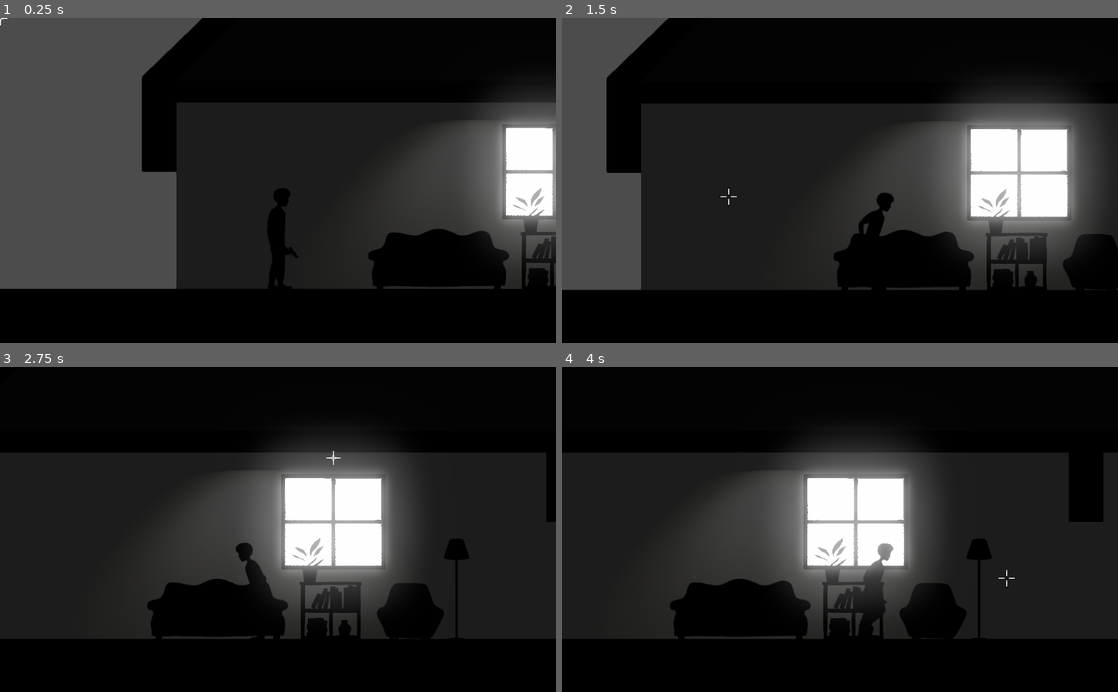
Above: before the commit, frames 1-4 (two rows, left to right).
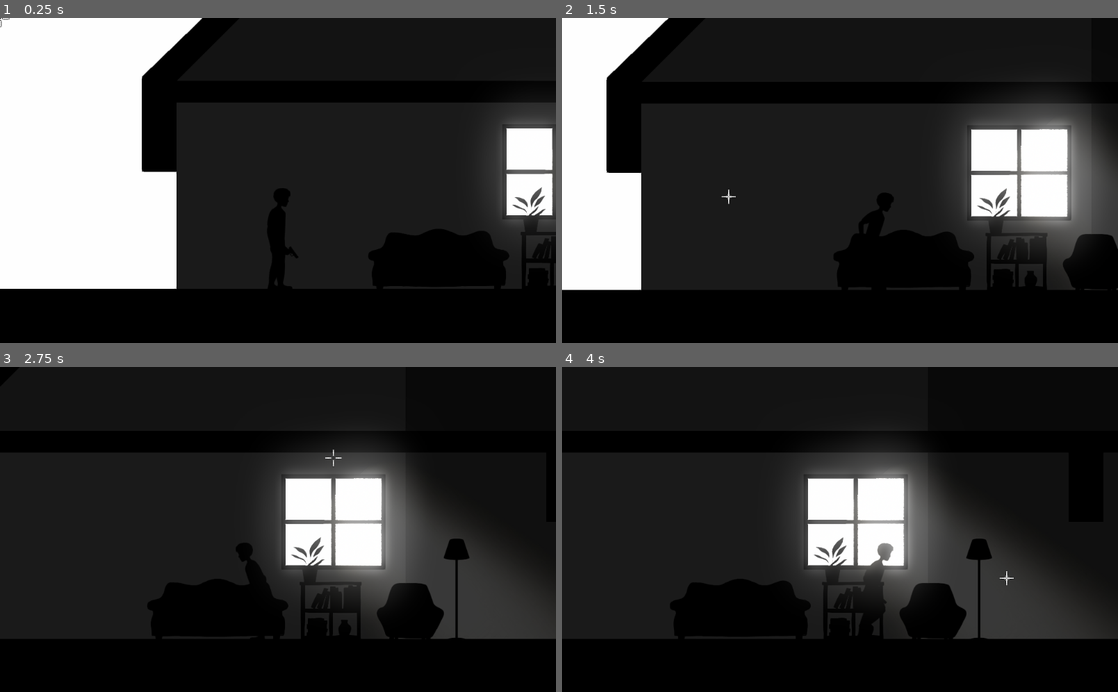
Above: after the commit, the same moments.

Repository: endcrs/COMA
Game: Godot game, scene res://levels/level1/level1.tscn
Two runs of this game, one before a commit and one after it. Both use one fixed random seed, a clock stepped at 60 frames per second and the inputs below.
Inputs (mouse positions are in pixels of both pictures, inside the frame that each line leads up to):
- Up to frame 1 (0.25 s): no input
- Up to frame 2 (1.5 s): move the mouse to (962, 164) at 0.52 s; hold Right (ui_right) from 0.53 s (still down); move the mouse to (728, 196) at 1.27 s
- Up to frame 3 (2.75 s): move the mouse to (333, 458) at 2.02 s; release Right (ui_right) at 2.03 s; hold Left (ui_left) from 2.03 s (still down)
- Up to frame 4 (4 s): move the mouse to (812, 594) at 2.77 s; release Left (ui_left) at 2.78 s; hold Right (ui_right) from 2.78 s (still down); move the mouse to (1006, 578) at 3.52 s

The runs differ from the first frame. In frame 1, 33% of the frame differs, in the area x 0-100%, y 0-84%; in frame 2, 19%; in frame 3, 12%; in frame 4, 12%.

Commit message:
criação level 1

Diff:
--- a/GAME/levels/level1/level1.tscn
+++ b/GAME/levels/level1/level1.tscn
@@ -23,22 +23,10 @@
 
 [node name="Level1" type="Node2D"]
 
-[node name="background" type="Sprite" parent="."]
-visible = false
-position = Vector2( -512, -400 )
-scale = Vector2( 4.0073, 1 )
-texture = ExtResource( 5 )
-centered = false
-
-[node name="Light2D" type="Light2D" parent="background"]
-position = Vector2( 822.5, 456 )
-scale = Vector2( 1, 1 )
-texture = ExtResource( 5 )
-
 [node name="InsideWall" type="Polygon2D" parent="."]
 position = Vector2( -174, -594 )
 scale = Vector2( 2.56863, 2.14205 )
-color = Color( 0.0156863, 0.0156863, 0.0156863, 1 )
+color = Color( 0.0392157, 0.0392157, 0.0392157, 1 )
 texture_scale = Vector2( 0.314, 1.956 )
 polygon = PoolVector2Array( 491.313, 337.06, 491.313, 516.328, 1886.61, 516.328, 1886.61, 337.06, 1811.86, 247.427, 566.061, 247.427 )
 
@@ -82,11 +70,12 @@
 }
 
 [node name="Light2D" type="Light2D" parent="Lights"]
-position = Vector2( 864, 206.82 )
-scale = Vector2( 1.49041, 0.42623 )
-texture = ExtResource( 3 )
-offset = Vector2( 0, 350 )
-energy = 3.0
+position = Vector2( 304.616, 582.236 )
+rotation = -0.717413
+scale = Vector2( 1.28655, 1.56478 )
+texture = ExtResource( 3 )
+offset = Vector2( 616.097, 505.045 )
+energy = 2.0
 
 [node name="AmbientLight" type="Light2D" parent="Lights"]
 position = Vector2( 2112, 207.982 )
@@ -94,7 +83,7 @@
 z_index = 10
 texture = ExtResource( 5 )
 offset = Vector2( 0, 350 )
-energy = 2.5
+energy = 0.8
 shadow_enabled = true
 
 [node name="Light2D4" type="Light2D" parent="Lights"]
@@ -107,6 +96,14 @@
 "_edit_lock_": true
 }
 
+[node name="Light2D2" type="Light2D" parent="Lights"]
+position = Vector2( 1233, 616 )
+rotation = -0.717413
+scale = Vector2( 1.28655, 1.56478 )
+texture = ExtResource( 3 )
+offset = Vector2( 616.097, 505.045 )
+energy = 2.0
+
 [node name="Objects" type="Node2D" parent="."]
 position = Vector2( 768, 0 )
 
@@ -194,6 +191,7 @@
 remote_path = NodePath("../../CameraPlayer")
 
 [node name="Cursor" parent="." instance=ExtResource( 6 )]
+frame = 1
 
 [node name="WorldEnvironment" type="WorldEnvironment" parent="."]
 environment = SubResource( 2 )
@@ -203,3 +201,18 @@
 
 [node name="Position2D2" type="Position2D" parent="."]
 position = Vector2( 5696, 512 )
+
+[node name="ParallaxBackground" type="ParallaxBackground" parent="."]
+
+[node name="ParallaxLayer" type="ParallaxLayer" parent="ParallaxBackground"]
+motion_mirroring = Vector2( 1645, 0 )
+
+[node name="background" type="Sprite" parent="ParallaxBackground/ParallaxLayer"]
+position = Vector2( 5, -375 )
+texture = ExtResource( 5 )
+centered = false
+
+[node name="Light2D" type="Light2D" parent="ParallaxBackground/ParallaxLayer/background"]
+position = Vector2( 956, 533.5 )
+scale = Vector2( 1.16231, 1.16996 )
+texture = ExtResource( 5 )
--- a/GAME/objects/window/window.tscn
+++ b/GAME/objects/window/window.tscn
@@ -4,7 +4,7 @@
 
 [node name="Polygon2D" type="Polygon2D" parent="."]
 position = Vector2( 152, 0 )
-color = Color( 0.760784, 0.760784, 0.760784, 1 )
+color = Color( 0.745098, 0.745098, 0.745098, 1 )
 polygon = PoolVector2Array( 768, 208, 768, 384, 960, 384, 960, 334.088, 960, 208 )
 
 [node name="Polygon2D3" type="Polygon2D" parent="."]
Binary file added: GAME/levels/level1/sprites/4.png
Not shown, added: GAME/levels/level1/sprites/4.png.import
Binary file added: GAME/levels/level1/sprites/5.png
Not shown, added: GAME/levels/level1/sprites/5.png.import
Binary file added: GAME/levels/level1/sprites/6.png
Not shown, added: GAME/levels/level1/sprites/6.png.import
Binary file added: GAME/levels/level1/sprites/background.jpg
Not shown, added: GAME/levels/level1/sprites/background.jpg.import
Binary file added: GAME/nature/tree/sprite/Leaf Tree.jpg
Not shown, added: GAME/nature/tree/sprite/Leaf Tree.jpg.import
Binary file added: GAME/nature/tree/sprite/Leaf Tree.png
Not shown, added: GAME/nature/tree/sprite/Leaf Tree.png.import
(and 4 more such lines)
